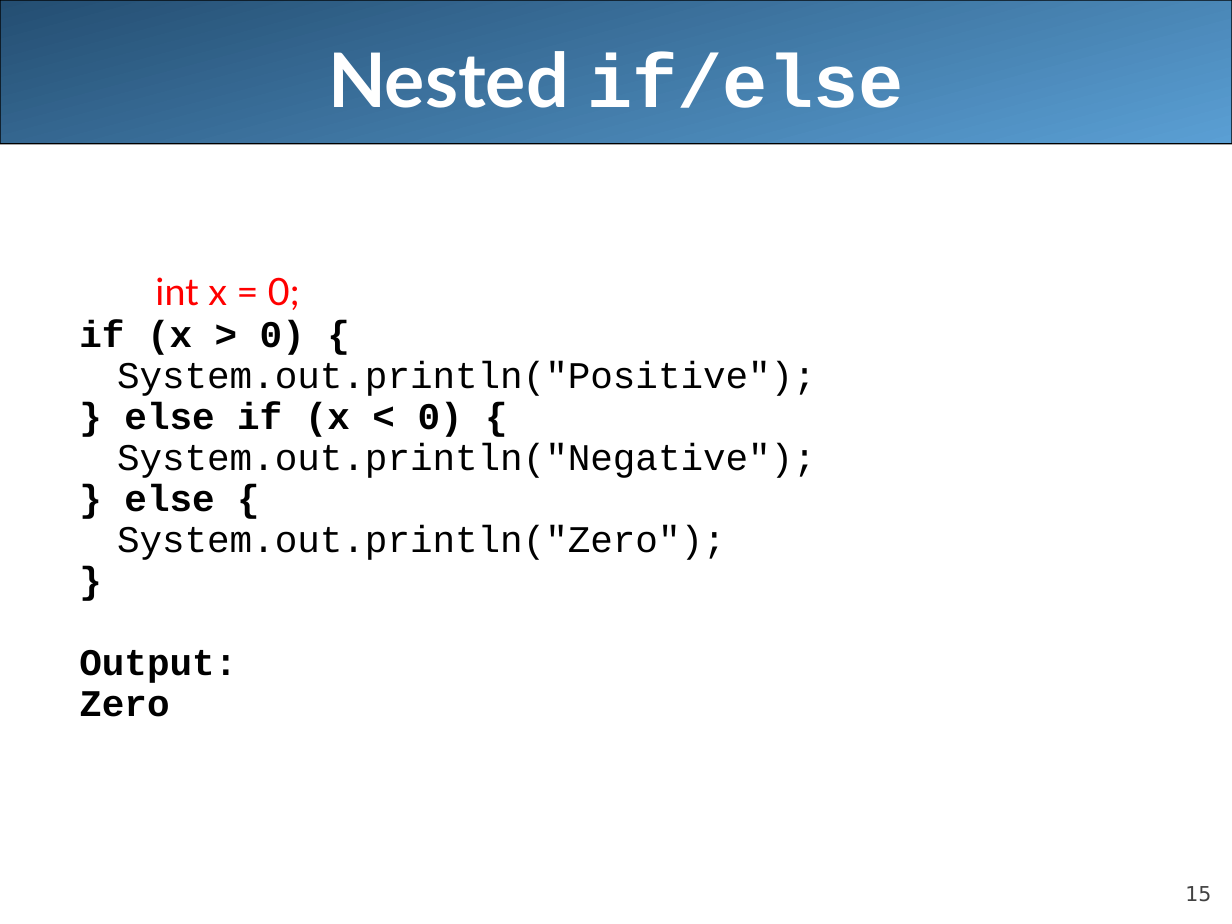
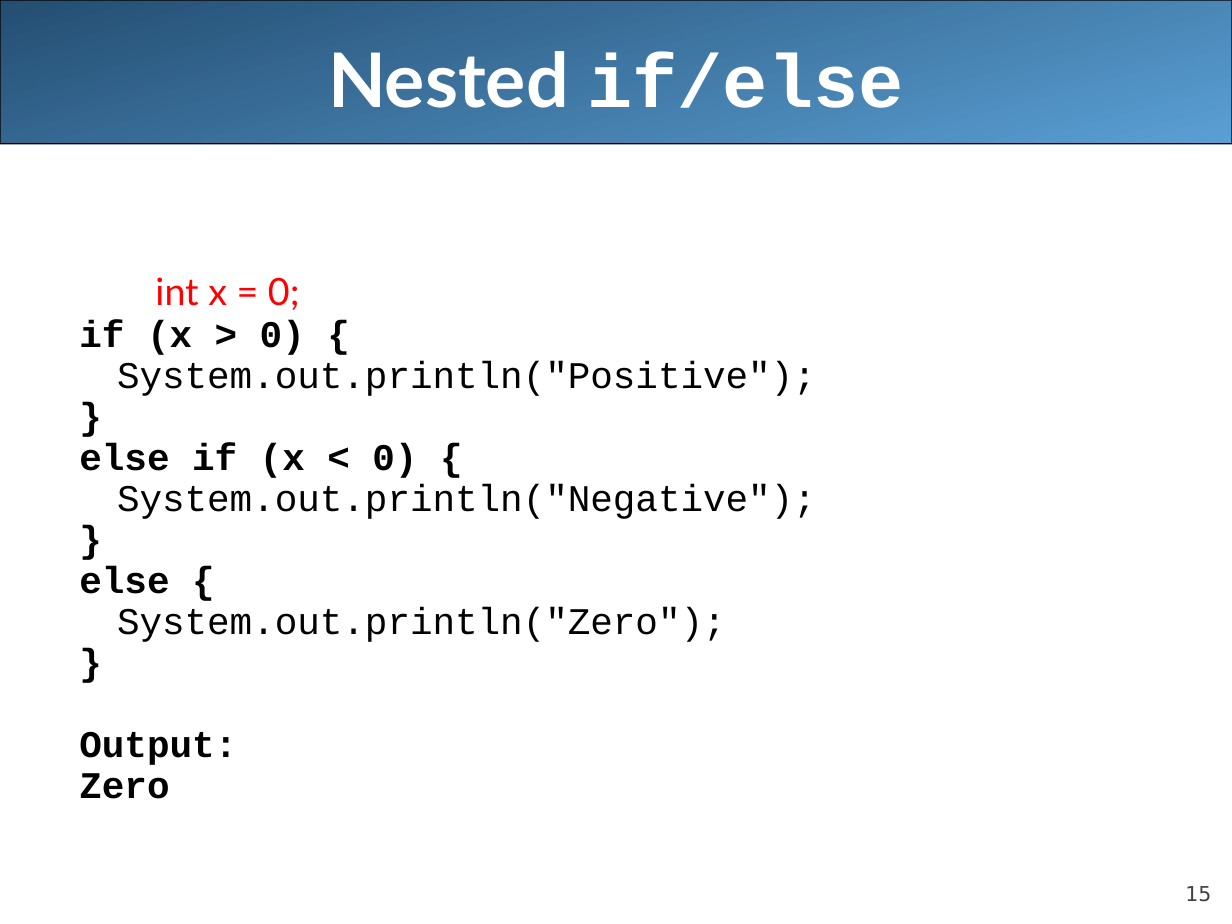
Before and after one commit to LongBaoNguyen/longbaonguyen.github.io, a slide deck: slide 15 of courses/apcsa/lecture8.ppt. Drawn at 1232x924 pixels with LibreOffice and Linux fonts; fonts in the diff are those of the drawing. Boxes give left, top, right and bottom in pixels: in the first picture for what was removed or moved away, otherwise in the second. Text is boxed around its words. In the diff, an @@ line names an element or a change of style, - is before the commit and + after.

```diff
--- a/courses/apcsa/lecture8.ppt
+++ b/courses/apcsa/lecture8.ppt
@@ text at (79,443,417,478): text changed @@
-  } else if (x < 0) {
+  }
+  else if (x < 0) {
@@ text at (79,566,169,594): text changed @@
-  } else {
+  }
+  else {
```
Also in this commit, not shown: 9 other slides changed, 3 other files.
